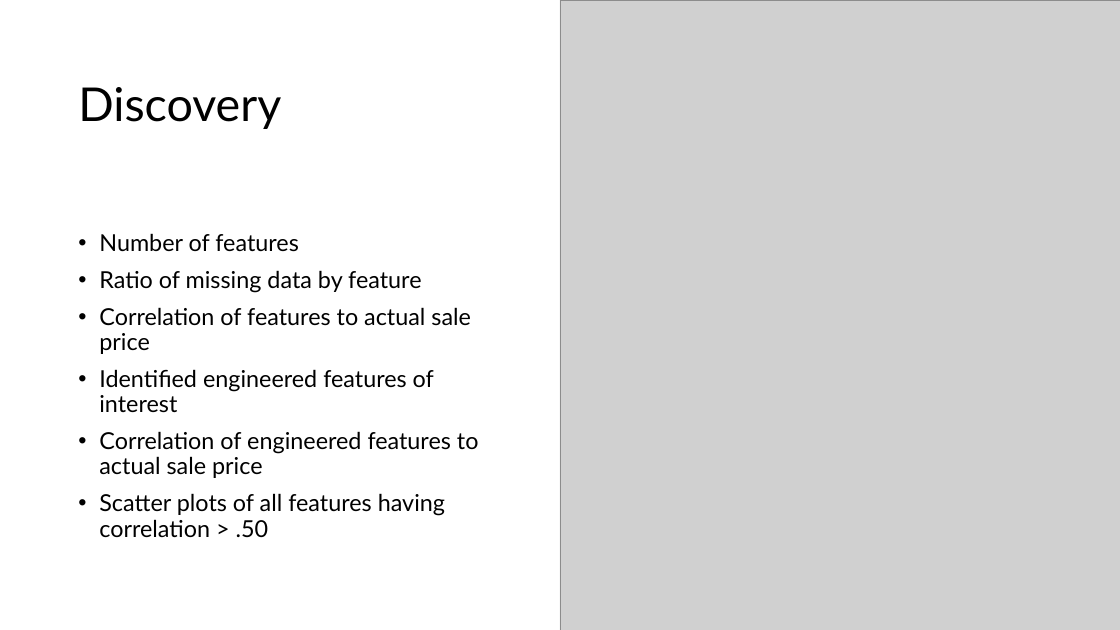
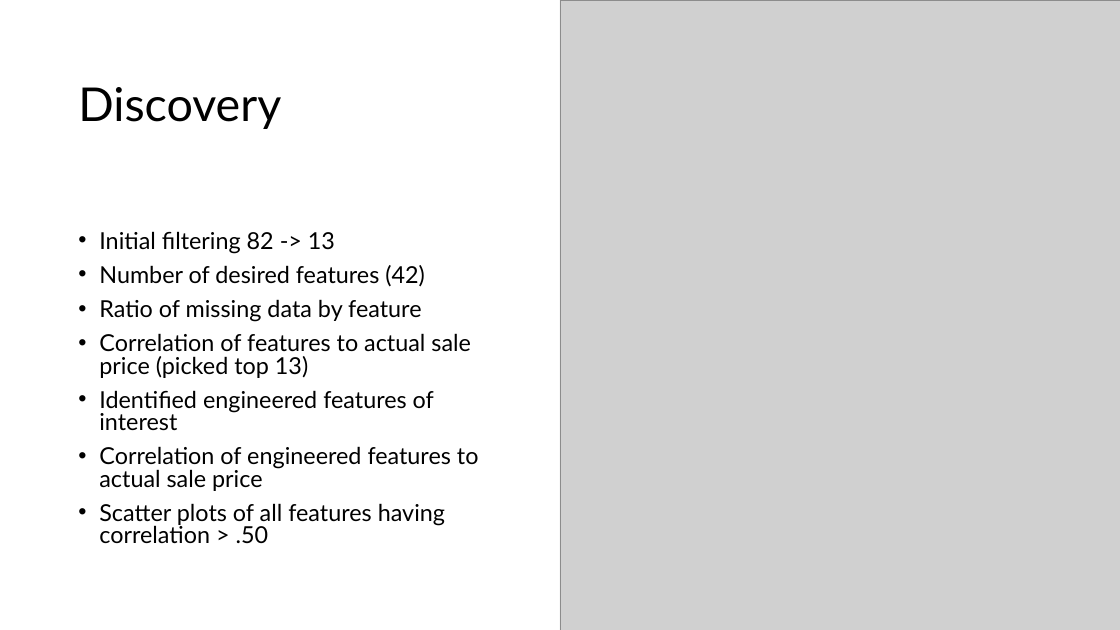
Before and after one commit to dewayneh57/ACS5513, a slide deck: slide 7 of Petabyte Pirates.pptx. Drawn at 1120x630 pixels with LibreOffice and Linux fonts; fonts in the diff are those of the drawing; grey boxes stand for pictures. Boxes give left, top, right and bottom in pixels: in the first picture for what was removed or moved away, otherwise in the second. Text is boxed around its words. In the diff, an @@ line names an element or a change of style, - is before the commit and + after.

```diff
--- a/Petabyte Pirates.pptx
+++ b/Petabyte Pirates.pptx
@@ text at <box>99,265,425,287</box>: text changed @@
-• Number of features
+• Initial filtering 82 -> 13
+• Number of desired features (42)
@@ text at <box>99,299,479,543</box>: line spacing 0.9 to 0.8 @@
@@ text at <box>99,333,471,378</box>: text changed @@
-• Correlation of features to actual sale price
+• Correlation of features to actual sale price (picked top 13)
```
Also in this commit, not shown: 3 other slides changed.
